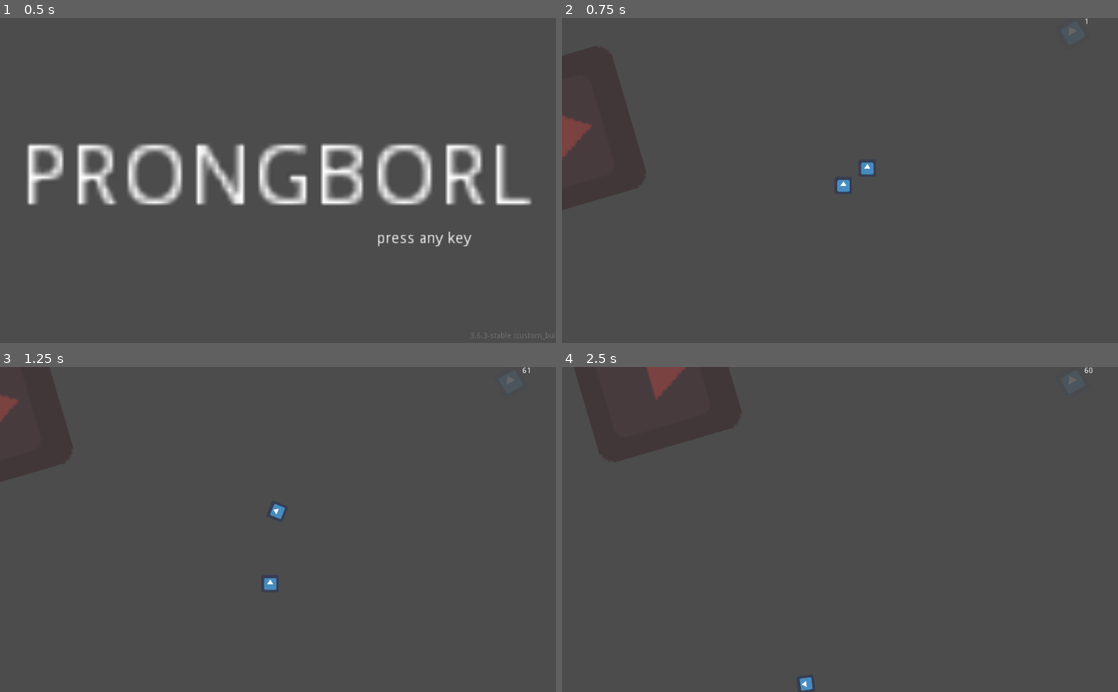
Above: before the commit, frames 1-4 (two rows, left to right).
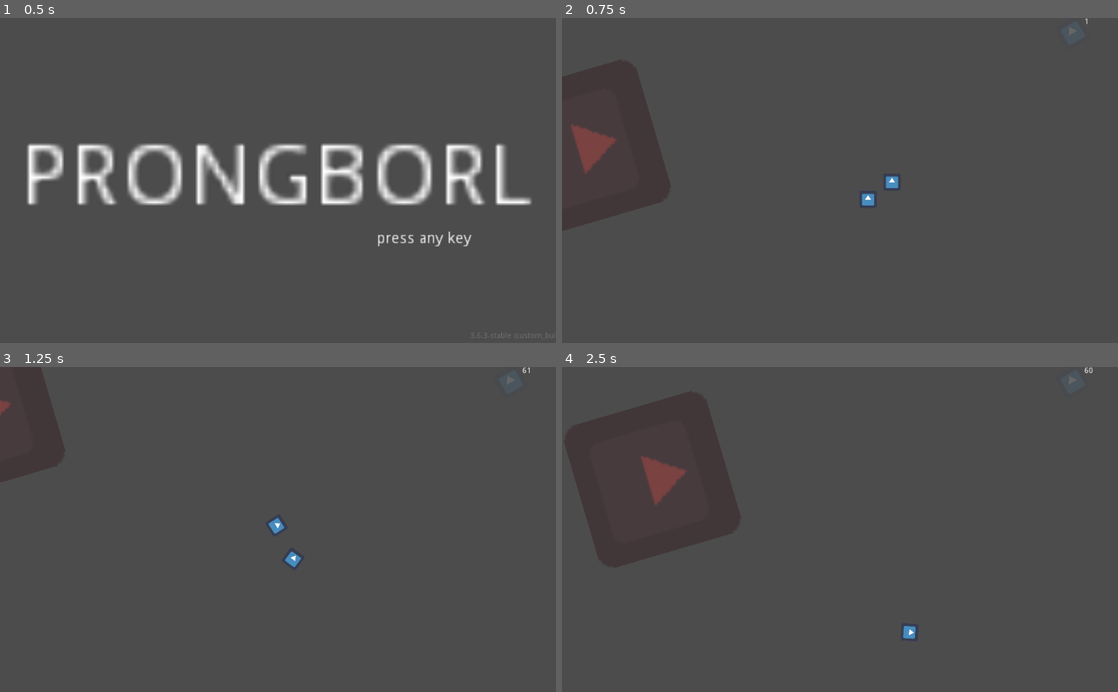
Above: after the commit, the same moments.

Repository: ioxu/pinball
Game: Godot game, scene res://screens/splash.tscn
Two runs of this game, one before a commit and one after it. Both use one fixed random seed, a clock stepped at 60 frames per second and the inputs below. The engine's default icon, where the game draws it, is replaced by a stand-in: a white triangle on a blue panel in a dark square.
Inputs:
- Up to frame 1 (0.5 s): no input
- Up to frame 2 (0.75 s): tap Enter at 0.5 s; hold / (right_paddle) from 0.53 s (still down)
- Up to frame 3 (1.25 s): keep holding / (right_paddle)
- Up to frame 4 (2.5 s): release / (right_paddle) at 1.28 s; hold Z (left_paddle) 1.28-2.03 s; hold / (right_paddle) from 2.03 s (still down)

Frame 1 is identical in both runs. In frame 2, 1.1% of the frame differs, in the area x 0-61%, y 29-58%; in frame 3, 0.4%; in frame 4, 1.1%.

Commit message:
paddle into a scene

Diff:
--- a/levels/test_level.tscn
+++ b/levels/test_level.tscn
@@ -1,23 +1,8 @@
-[gd_scene load_steps=11 format=2]
+[gd_scene load_steps=6 format=2]
 
-[ext_resource path="res://parts/paddle/paddle.gd" type="Script" id=1]
+[ext_resource path="res://parts/paddle/paddle.tscn" type="PackedScene" id=1]
 [ext_resource path="res://parts/balls/pinball.tscn" type="PackedScene" id=2]
 [ext_resource path="res://icon.png" type="Texture" id=3]
-
-[sub_resource type="CapsuleShape2D" id=4]
-height = 100.0
-
-[sub_resource type="CapsuleShape2D" id=5]
-height = 35.736
-
-[sub_resource type="CapsuleShape2D" id=6]
-height = 100.0
-
-[sub_resource type="CapsuleShape2D" id=7]
-height = 100.0
-
-[sub_resource type="CapsuleShape2D" id=8]
-height = 100.0
 
 [sub_resource type="RectangleShape2D" id=2]
 extents = Vector2( 514, 74.5 )
@@ -27,89 +12,44 @@
 
 [node name="level" type="Node2D"]
 
-[node name="paddle" type="Node2D" parent="."]
-position = Vector2( 635, 514 )
-rotation = -3.68264
-script = ExtResource( 1 )
+[node name="paddle2" parent="." instance=ExtResource( 1 )]
+position = Vector2( 637, 515 )
+rotation = 2.61799
 sidedness = 1
-angle_min = -211
+angle_min = 150
 angle_range = 90
 
-[node name="pivot" type="Node2D" parent="paddle"]
+[node name="paddle" parent="." instance=ExtResource( 1 )]
+position = Vector2( 825, 314 )
+rotation = -3.87463
+sidedness = 1
+angle_min = -222
+angle_range = 90
 
-[node name="KinematicBody2D" type="KinematicBody2D" parent="paddle/pivot"]
+[node name="paddle3" parent="." instance=ExtResource( 1 )]
+position = Vector2( 720, 407 )
+rotation = 2.42601
+sidedness = 1
+angle_min = 139
+angle_range = 90
 
-[node name="CollisionShape2D" type="CollisionShape2D" parent="paddle/pivot/KinematicBody2D"]
-position = Vector2( 50, 0 )
-rotation = -1.5708
-shape = SubResource( 4 )
-
-[node name="paddle2" type="Node2D" parent="."]
-position = Vector2( 694, 430 )
-rotation = 2.40855
-script = ExtResource( 1 )
-sidedness = 1
-angle_min = 138
-angle_range = 90
-length = 45.736
-
-[node name="pivot" type="Node2D" parent="paddle2"]
-
-[node name="KinematicBody2D" type="KinematicBody2D" parent="paddle2/pivot"]
-
-[node name="CollisionShape2D" type="CollisionShape2D" parent="paddle2/pivot/KinematicBody2D"]
-position = Vector2( 17.868, 0 )
-rotation = -1.5708
-shape = SubResource( 5 )
-
-[node name="paddle3" type="Node2D" parent="."]
-position = Vector2( 825, 312 )
-rotation = -3.85718
-script = ExtResource( 1 )
-sidedness = 1
-angle_min = -221
-angle_range = 126
-
-[node name="pivot" type="Node2D" parent="paddle3"]
-
-[node name="KinematicBody2D" type="KinematicBody2D" parent="paddle3/pivot"]
-
-[node name="CollisionShape2D" type="CollisionShape2D" parent="paddle3/pivot/KinematicBody2D"]
-position = Vector2( 50, 0 )
-rotation = -1.5708
-shape = SubResource( 6 )
-
-[node name="paddle5" type="Node2D" parent="."]
-position = Vector2( 391, 514 )
-rotation = 6.84169
-script = ExtResource( 1 )
-angle_min = 392
+[node name="paddle4" parent="." instance=ExtResource( 1 )]
+position = Vector2( 385, 515 )
+rotation = 0.541052
+angle_min = 31
 angle_range = -90
 
-[node name="pivot" type="Node2D" parent="paddle5"]
+[node name="paddle5" parent="." instance=ExtResource( 1 )]
+position = Vector2( 202, 314 )
+rotation = -5.55015
+angle_min = -318
+angle_range = -90
 
-[node name="KinematicBody2D" type="KinematicBody2D" parent="paddle5/pivot"]
-
-[node name="CollisionShape2D" type="CollisionShape2D" parent="paddle5/pivot/KinematicBody2D"]
-position = Vector2( 50, 0 )
-rotation = -1.5708
-shape = SubResource( 7 )
-
-[node name="paddle6" type="Node2D" parent="."]
-position = Vector2( 204, 316 )
-rotation = 6.99877
-script = ExtResource( 1 )
-angle_min = 401
-angle_range = -62
-
-[node name="pivot" type="Node2D" parent="paddle6"]
-
-[node name="KinematicBody2D" type="KinematicBody2D" parent="paddle6/pivot"]
-
-[node name="CollisionShape2D" type="CollisionShape2D" parent="paddle6/pivot/KinematicBody2D"]
-position = Vector2( 50, 0 )
-rotation = -1.5708
-shape = SubResource( 8 )
+[node name="paddle6" parent="." instance=ExtResource( 1 )]
+position = Vector2( 303, 405 )
+rotation = 0.733038
+angle_min = 42
+angle_range = -90
 
 [node name="RigidBody2D" type="KinematicBody2D" parent="."]
 position = Vector2( 552, 610 )
--- a/parts/paddle/paddle.gd
+++ b/parts/paddle/paddle.gd
@@ -19,8 +19,8 @@
 export(SIDEDNESS) var sidedness = SIDEDNESS.left setget sidedness_setget
 
 var angle_max := 0.0
-export var angle_min = -45 setget setget_angle_min
-export var angle_range = 45 setget setget_angle_range
+export var angle_min = 0 setget setget_angle_min
+export var angle_range = -45 setget setget_angle_range
 export(float, 0.1, 300) var length := 110.0 setget setget_length
 export(float, 0.1, 100) var radius := 10.0 setget setget_radius
 export var on_speed = 1000.0 # degrees per second?
@@ -106,13 +106,13 @@
 
 func setget_length(new_value) -> void:
 	length = new_value
-	_debug_angle_range_text_position = Vector2(length - radius, 0.0).rotated( deg2rad(angle_range) + self.rotation )
+#	_debug_angle_range_text_position = Vector2(length, 0.0).rotated( deg2rad(angle_range) + self.rotation )
 	_update_paddle_geometry()
 
 
 func setget_radius(new_value) -> void:
 	radius = new_value
-	_debug_angle_range_text_position = Vector2(length, 0.0).rotated( deg2rad(angle_range) + self.rotation )
+#	_debug_angle_range_text_position = Vector2(length, 0.0).rotated( deg2rad(angle_range) + self.rotation )
 	_update_paddle_geometry()
 
 
@@ -120,15 +120,16 @@
 	print("setget_angle_min -> %s"% [new_value])
 	angle_min = new_value
 	angle_max = angle_min + angle_range
-	_debug_angle_range_text_position = Vector2(length, 0.0).rotated( deg2rad(angle_range) + self.rotation )
+#	_debug_angle_range_text_position = Vector2(length, 0.0).rotated( deg2rad(angle_range) + self.rotation )
 	_update_paddle_geometry()
 
 
 func setget_angle_range(new_value) -> void:
 	angle_range = new_value
 	angle_max = angle_min + angle_range
-	_debug_angle_range_text_position = Vector2(length , 0.0).rotated( deg2rad(angle_range) + self.rotation )
+#	_debug_angle_range_text_position = Vector2(length , 0.0).rotated( deg2rad(angle_range) + self.rotation )
 	print("setget_angle_range -> %s (new max %s)"%[new_value, angle_max])
+	_update_paddle_geometry()
 
 
 func sidedness_setget(new_value) -> void:
@@ -138,6 +139,7 @@
 
 
 func _update_paddle_geometry() -> void:
+	_debug_angle_range_text_position = Vector2(length, 0.0).rotated( deg2rad(angle_range) + self.rotation )
 	if is_instance_valid(collision_shape):
 		collision_shape.set_position(Vector2( length/2.0 - radius/2.0 ,0.0))
 		collision_shape.get_shape().radius = radius
--- /dev/null
+++ b/parts/paddle/paddle.tscn
@@ -0,0 +1,18 @@
+[gd_scene load_steps=3 format=2]
+
+[ext_resource path="res://parts/paddle/paddle.gd" type="Script" id=1]
+
+[sub_resource type="CapsuleShape2D" id=1]
+height = 100.0
+
+[node name="paddle" type="Node2D"]
+script = ExtResource( 1 )
+
+[node name="pivot" type="Node2D" parent="."]
+
+[node name="KinematicBody2D" type="KinematicBody2D" parent="pivot"]
+
+[node name="CollisionShape2D" type="CollisionShape2D" parent="pivot/KinematicBody2D"]
+position = Vector2( 50, 0 )
+rotation = -1.5708
+shape = SubResource( 1 )
--- a/screens/game.tscn
+++ b/screens/game.tscn
@@ -19,10 +19,10 @@
 render_target_update_mode = 3
 
 [node name="Camera2D" type="Camera2D" parent="ViewportContainer/Viewport"]
-position = Vector2( 485, 272 )
 current = true
 smoothing_enabled = true
 smoothing_speed = 10.0
+editor_draw_limits = true
 script = ExtResource( 2 )
 
 [node name="fps_label" type="Label" parent="."]
